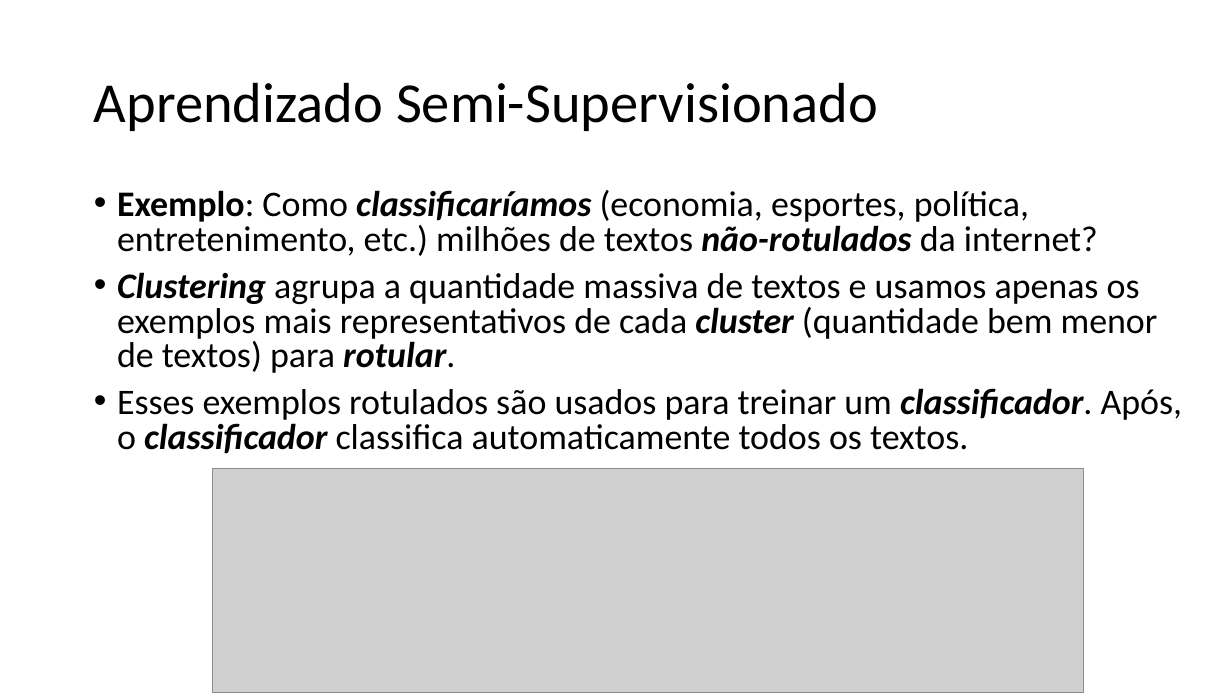
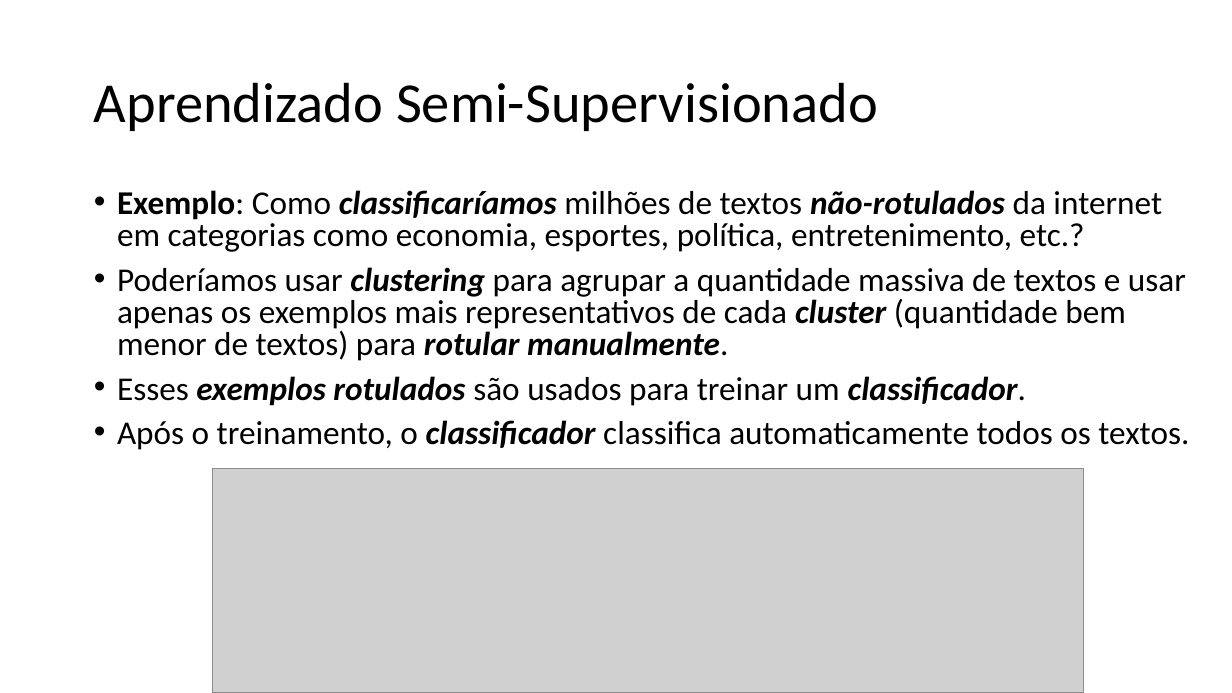
Before and after one commit to zz4fap/t319_aprendizado_de_maquina, a slide deck: slide 20 of slides/T319_Introdução.pptx. Drawn at 1232x693 pixels with LibreOffice and Linux fonts; fonts in the diff are those of the drawing; grey boxes stand for pictures. Boxes give left, top, right and bottom in pixels: in the first picture for what was removed or moved away, otherwise in the second. Text is boxed around its words. In the diff, an @@ line names an element or a change of style, - is before the commit and + after.

```diff
--- a/slides/T319_Introdução.pptx
+++ b/slides/T319_Introdução.pptx
@@ text at (117,190,1189,450): text changed; size 28 to 25.9 pt @@
-• Exemplo: Como classificaríamos (economia, esportes, política, entretenimento, etc.) milhões de textos não-rotulados da internet?
-• Clustering agrupa a quantidade massiva de textos e usamos apenas os exemplos mais representativos de cada cluster (quantidade bem menor de textos) para rotular.
-• Esses exemplos rotulados são usados para treinar um classificador. Após, o classificador classifica automaticamente todos os textos.
+• Exemplo: Como classificaríamos milhões de textos não-rotulados da internet em categorias como economia, esportes, política, entretenimento, etc.?
+• Poderíamos usar clustering para agrupar a quantidade massiva de textos e usar apenas os exemplos mais representativos de cada cluster (quantidade bem menor de textos) para rotular manualmente.
+• Esses exemplos rotulados são usados para treinar um classificador.
+• Após o treinamento, o classificador classifica automaticamente todos os textos.
```
Also in this commit, not shown: 14 other slides changed, 10 other files.
